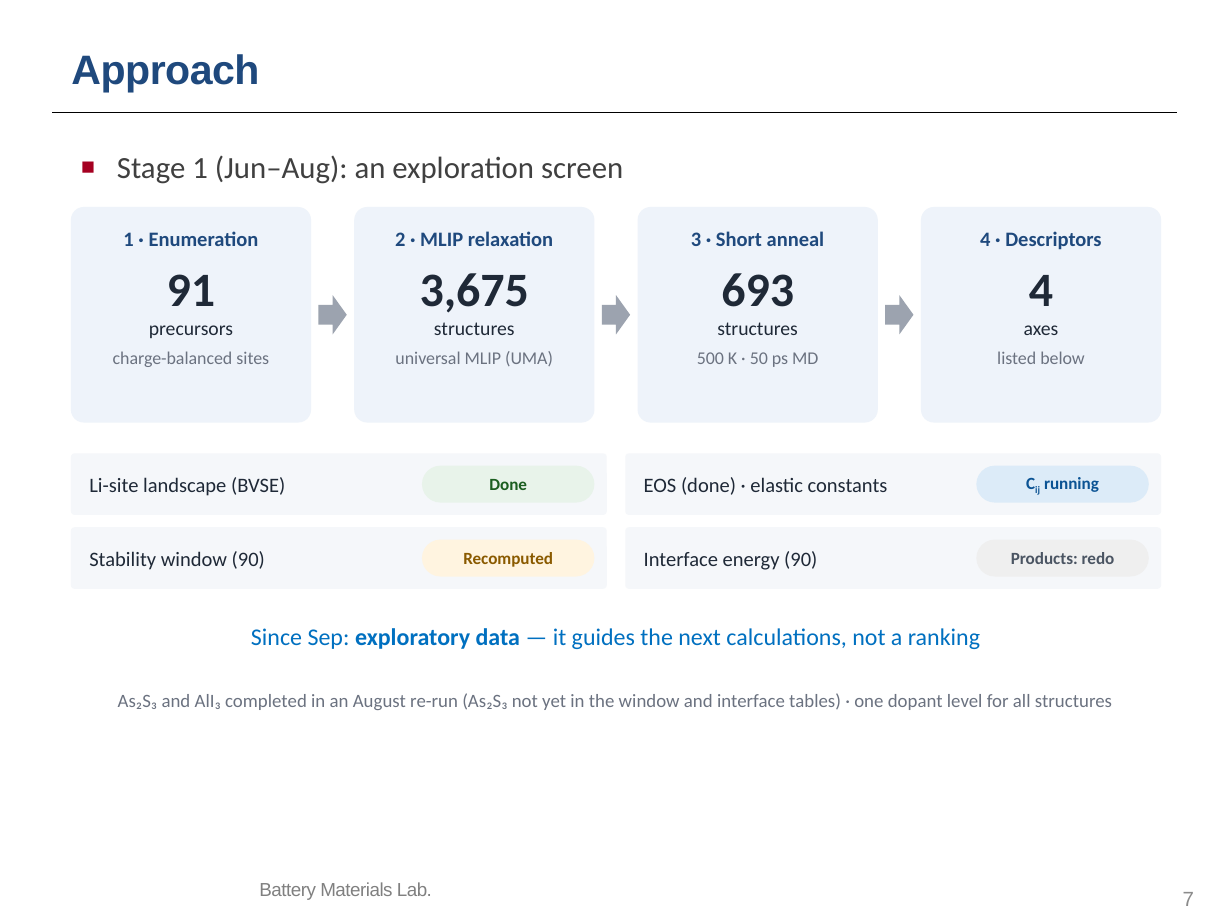
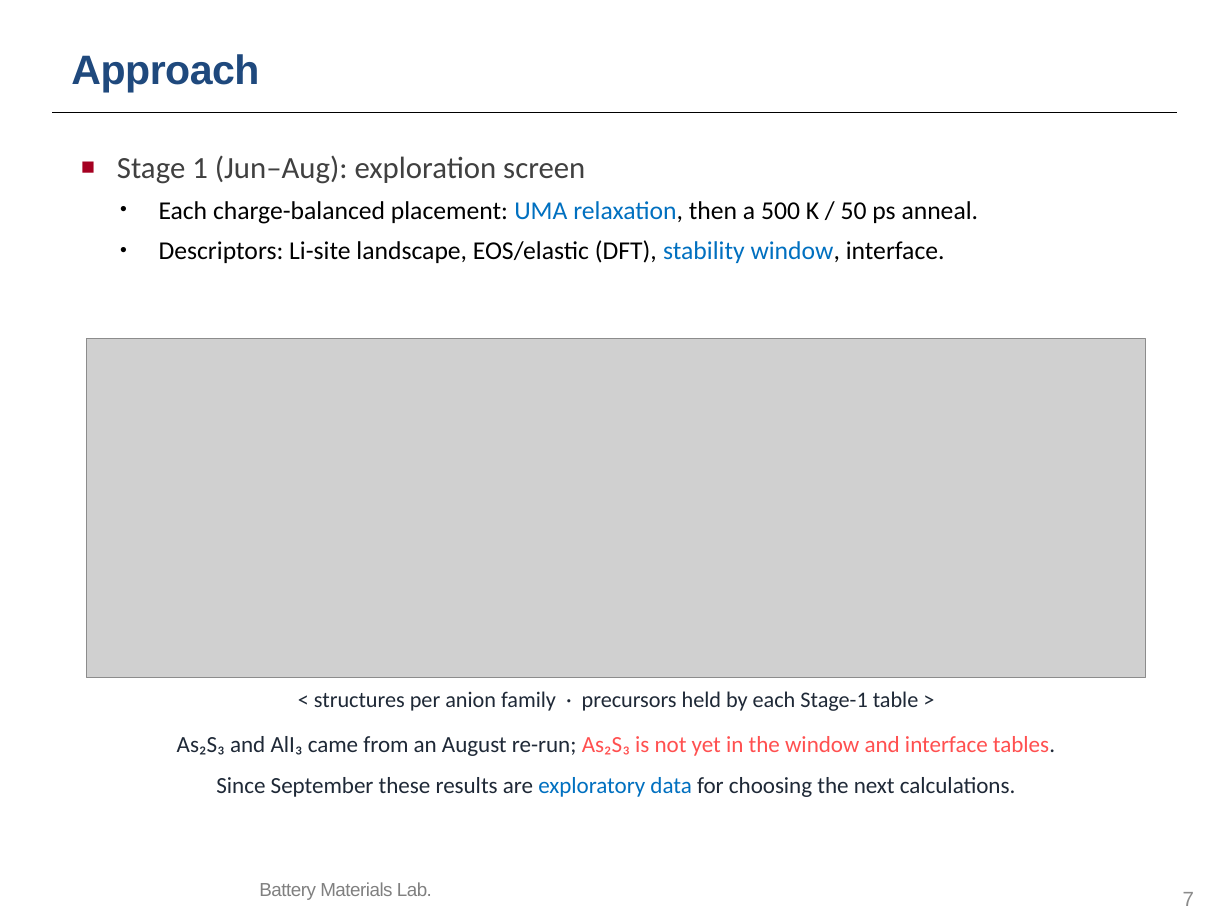
Before and after one commit to yonghoon7153-source/Yonghoon-DEM-DFT, a slide deck: slide 7 of kb/seminars/Research_Seminar_2026_10_13_cascade_progress_lean.pptx. Drawn at 1232x924 pixels with LibreOffice and Linux fonts; fonts in the diff are those of the drawing; grey boxes stand for pictures; background and template pictures are left out. Boxes give left, top, right and bottom in pixels: in the first picture for what was removed or moved away, otherwise in the second. Text is boxed around its words. In the diff, an @@ line names an element or a change of style, - is before the commit and + after.

```diff
--- a/kb/seminars/Research_Seminar_2026_10_13_cascade_progress_lean.pptx
+++ b/kb/seminars/Research_Seminar_2026_10_13_cascade_progress_lean.pptx
@@ text at (117,155,979,263): text changed; size 18 to 15 pt; text colour #404040 to #000000 @@
-■ Stage 1 (Jun–Aug): an exploration screen
+■ Stage 1 (Jun–Aug): exploration screen
+• Each charge-balanced placement: UMA relaxation, then a 500 K / 50 ps anneal.
+• Descriptors: Li-site landscape, EOS/elastic (DFT), stability window, interface.
@@ rounded rectangle removed at (70,207,310,423) @@
-1 · Enumeration
-91
-precursors
-charge-balanced sites
@@ rounded rectangle removed at (355,207,595,423) @@
-2 · MLIP relaxation
-3,675
-structures
-universal MLIP (UMA)
@@ rounded rectangle removed at (637,207,877,423) @@
-3 · Short anneal
-693
-structures
-500 K · 50 ps MD
@@ rounded rectangle removed at (920,207,1161,423) @@
-4 · Descriptors
-4
-axes
-listed below
@@ right arrow removed at (318,296,346,335) @@
@@ right arrow removed at (601,296,630,335) @@
@@ right arrow removed at (885,296,913,335) @@
@@ picture added at (86,339,1146,678) @@
@@ rounded rectangle removed at (70,453,606,515) @@
@@ text removed at (89,477,285,496) @@
-Li-site landscape (BVSE)
@@ rounded rectangle removed at (421,466,594,503) @@
-Done
@@ rounded rectangle removed at (626,453,1162,515) @@
@@ text removed at (644,477,888,495) @@
-EOS (done) · elastic constants
@@ rounded rectangle removed at (976,466,1148,503) @@
-Cij running
@@ rounded rectangle removed at (70,527,606,589) @@
@@ rounded rectangle removed at (626,527,1162,589) @@
@@ text removed at (89,551,265,570) @@
-Stability window (90)
@@ rounded rectangle removed at (421,540,594,577) @@
-Recomputed
@@ text removed at (644,551,817,570) @@
-Interface energy (90)
@@ rounded rectangle removed at (976,540,1148,577) @@
-Products: redo
@@ text added at (314,691,919,711), 13 pt, text #1F2937 @@
+< structures per anion family · precursors held by each Stage-1 table >
@@ text at (177,736,1055,756): text changed; size 11 to 13.5 pt; text colour #6B7280 to #FF5050 @@
-As₂S₃ and AlI₃ completed in an August re-run (As₂S₃ not yet in the window and interface tables) · one dopant level for all structures
+As₂S₃ and AlI₃ came from an August re-run; As₂S₃ is not yet in the window and interface tables.
@@ text at (216,777,1015,797): text changed; size 14 to 13.5 pt; text colour #0070C0 to #1F2937 @@
-Since Sep: exploratory data — it guides the next calculations, not a ranking
+Since September these results are exploratory data for choosing the next calculations.
```
Also in this commit, not shown: 12 other slides changed, 11 other files.
